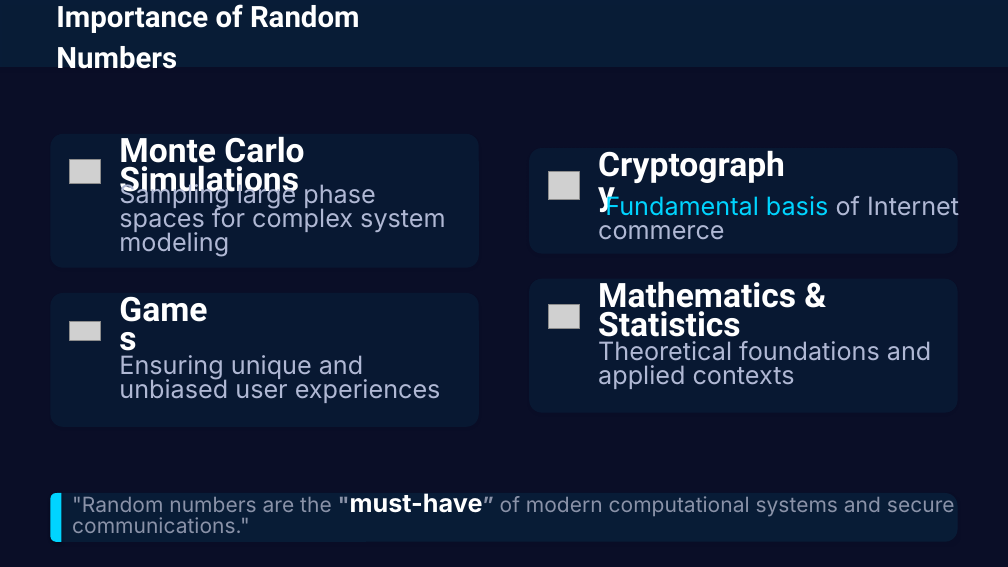
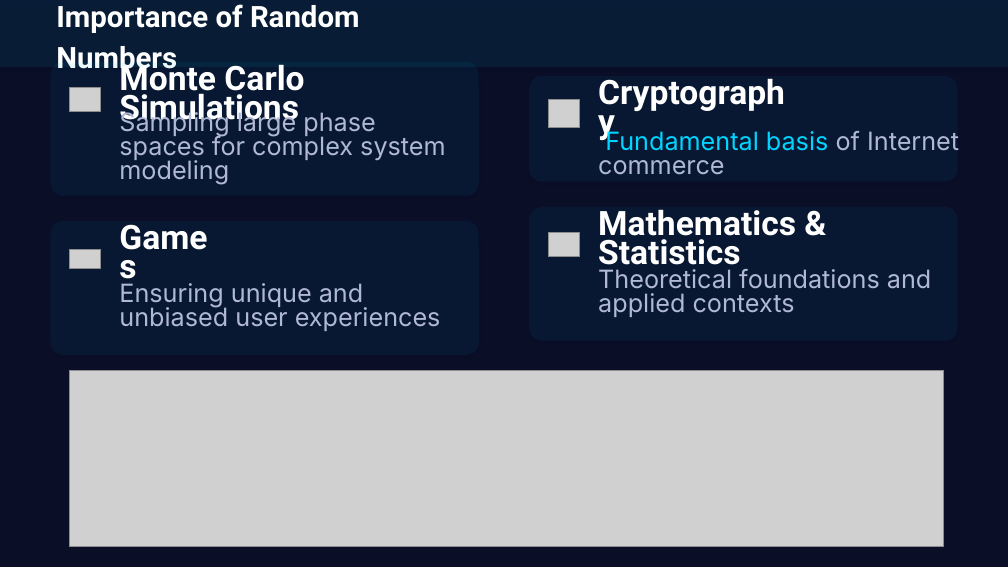
Before and after one commit to 7elmie/EGQCC, a slide deck: slide 4 of Presentations/4.True Randomness Testing & Random Number Generators.pptx. Drawn at 1008x567 pixels with LibreOffice and Linux fonts; fonts in the diff are those of the drawing; grey boxes stand for pictures. Boxes give left, top, right and bottom in pixels: in the first picture for what was removed or moved away, otherwise in the second. Text is boxed around its words. In the diff, an @@ line names an element or a change of style, - is before the commit and + after.

```diff
--- a/Presentations/4.True Randomness Testing & Random Number Generators.pptx
+++ b/Presentations/4.True Randomness Testing & Random Number Generators.pptx
@@ text "Cryptography": place and size @@
-text "Cryptography" at (592, 164, 794, 203)
+text "Cryptography" at (592, 91, 794, 131)
@@ text "Fundamental basis of Internet commerce": place and size @@
-text "Fundamental basis of Internet commerce" at (598, 194, 959, 240)
+text "Fundamental basis of Internet commerce" at (598, 129, 959, 175)
@@ 5 texts, 4 pictures, 4 rounded rectangles: place and size @@
-5 texts, 4 pictures, 4 rounded rectangles at (51, 134, 958, 427)
+5 texts, 4 pictures, 4 rounded rectangles at (51, 59, 958, 355)
@@ text "Theoretical foundations and applied contexts": place and size @@
-text "Theoretical foundations and applied contexts" at (598, 341, 931, 389)
+text "Theoretical foundations and applied contexts" at (598, 269, 931, 317)
@@ picture added at (70, 371, 944, 547) @@
@@ rounded rectangle removed at (51, 493, 958, 542) @@
@@ round same rect removed at (51, 493, 62, 542) @@
@@ text removed at (72, 493, 955, 533) @@
-"Random numbers are the "must-have” of modern computational systems and secure communications."
```
Also in this commit, not shown: 2 other slides changed, 1 other file.
